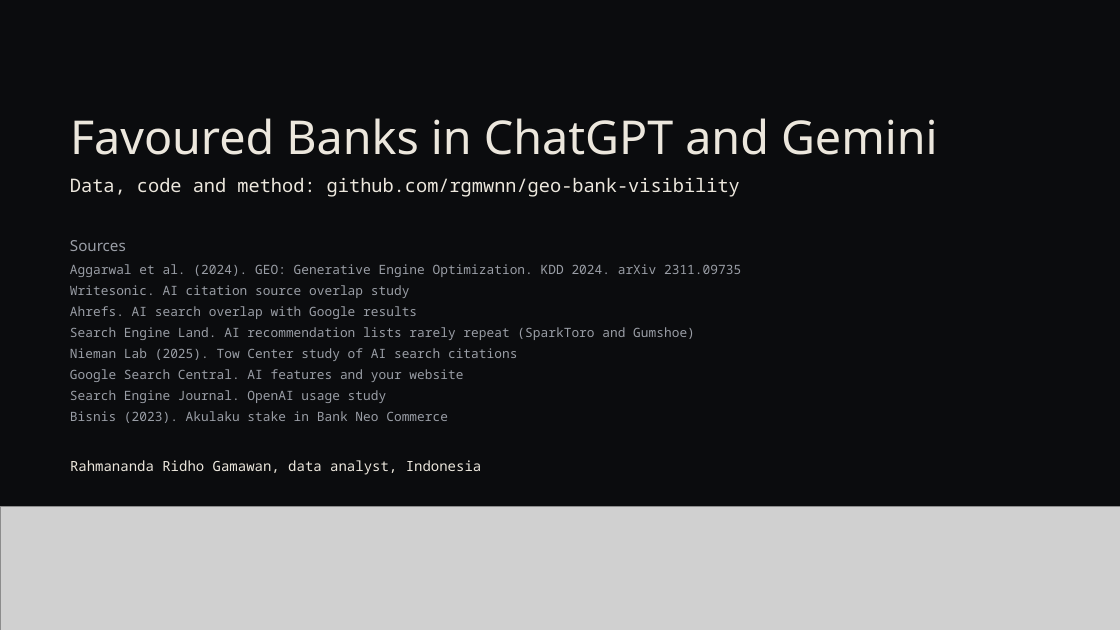
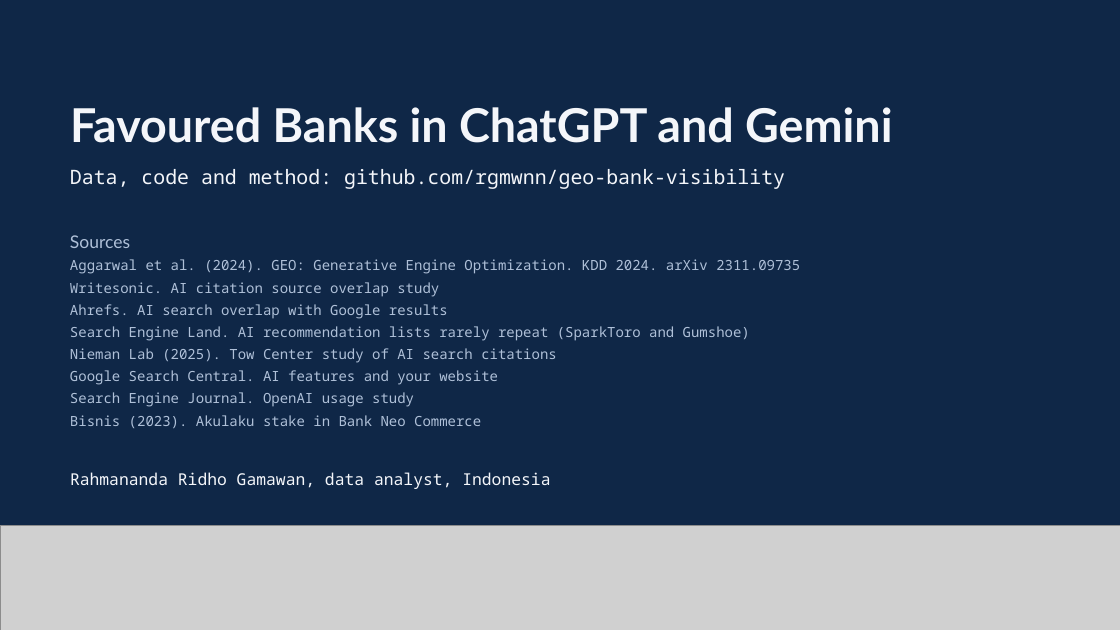
Before and after one commit to rgmwnn/geo-bank-visibility, a slide deck: slide 33 of deck/out/favoured-banks.pptx. Drawn at 1120x630 pixels with LibreOffice and Linux fonts; fonts in the diff are those of the drawing; grey boxes stand for pictures. Boxes give left, top, right and bottom in pixels: in the first picture for what was removed or moved away, otherwise in the second. Text is boxed around its words. In the diff, an @@ line names an element or a change of style, - is before the commit and + after.

```diff
--- a/deck/out/favoured-banks.pptx
+++ b/deck/out/favoured-banks.pptx
@@ background #0B0C0E to #0F2747 @@
@@ text "Favoured Banks in ChatGPT and ...": place and size @@
-text "Favoured Banks in ChatGPT and ..." at (70, 118, 938, 155)
+text "Favoured Banks in ChatGPT and ..." at (70, 107, 893, 143)
@@ text "Favoured Banks in ChatGPT and ..." at (70, 107, 893, 143): font Noto Sans to Lato, text colour #ECE7DD to #F4F6FA, bold on @@
@@ text "Data, code and method: github.com/rgmwnn/geo-bank-visibility": place and size @@
-text "Data, code and method: github.com/rgmwnn/geo-bank-visibility" at (70, 178, 740, 197)
+text "Data, code and method: github.com/rgmwnn/geo-bank-visibility" at (70, 169, 785, 189)
@@ text "Data, code and method: github.com/rgmwnn/geo-bank-visibility" at (70, 169, 785, 189): size 16 to 17 pt, text colour #ECE7DD to #F4F6FA @@
@@ text "Sources" at (70, 235, 130, 248): size 13 to 15 pt, font Noto Sans to Lato, text colour #9A9EA6 to #AFC0D8 @@
@@ size 11 to 12 pt, text colour #9A9EA6 to #AFC0D8 in 8 elements at (70, 304, 448, 319), (70, 326, 750, 341), (70, 348, 557, 363), (70, 370, 498, 385), (70, 282, 439, 297), (70, 259, 800, 274), (70, 392, 414, 407), (70, 415, 481, 428) @@
@@ text "Rahmananda Ridho Gamawan, data analyst, ...": place and size @@
-text "Rahmananda Ridho Gamawan, data analyst, ..." at (70, 460, 482, 475)
+text "Rahmananda Ridho Gamawan, data analyst, ..." at (70, 472, 550, 489)
@@ text "Rahmananda Ridho Gamawan, data analyst, ..." at (70, 472, 550, 489): size 12 to 14 pt, text colour #ECE7DD to #F4F6FA @@
@@ picture: place and size @@
-picture at (0, 507, 1120, 630)
+picture at (0, 525, 1120, 630)
```
Also in this commit, not shown: 32 other slides changed.
